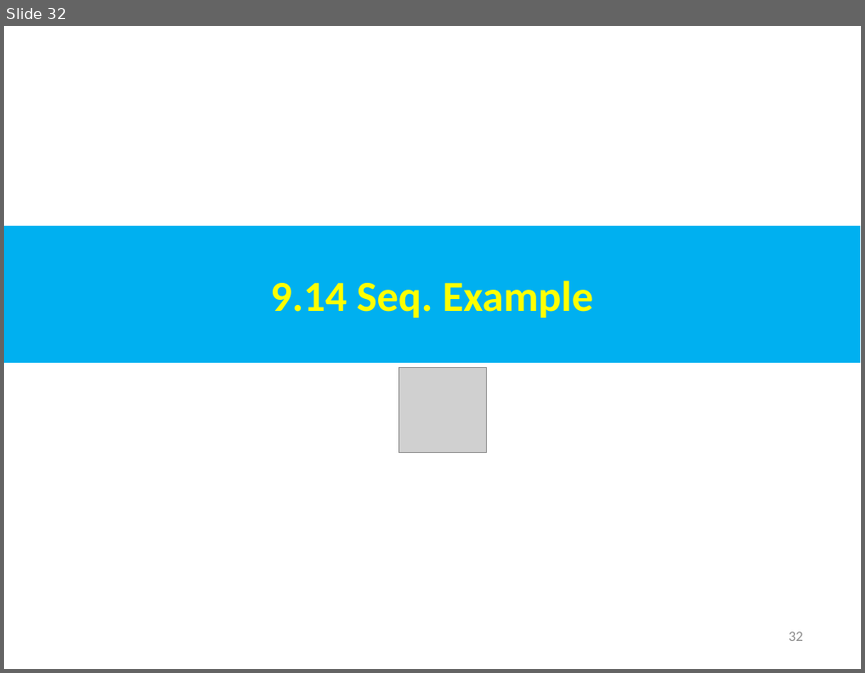
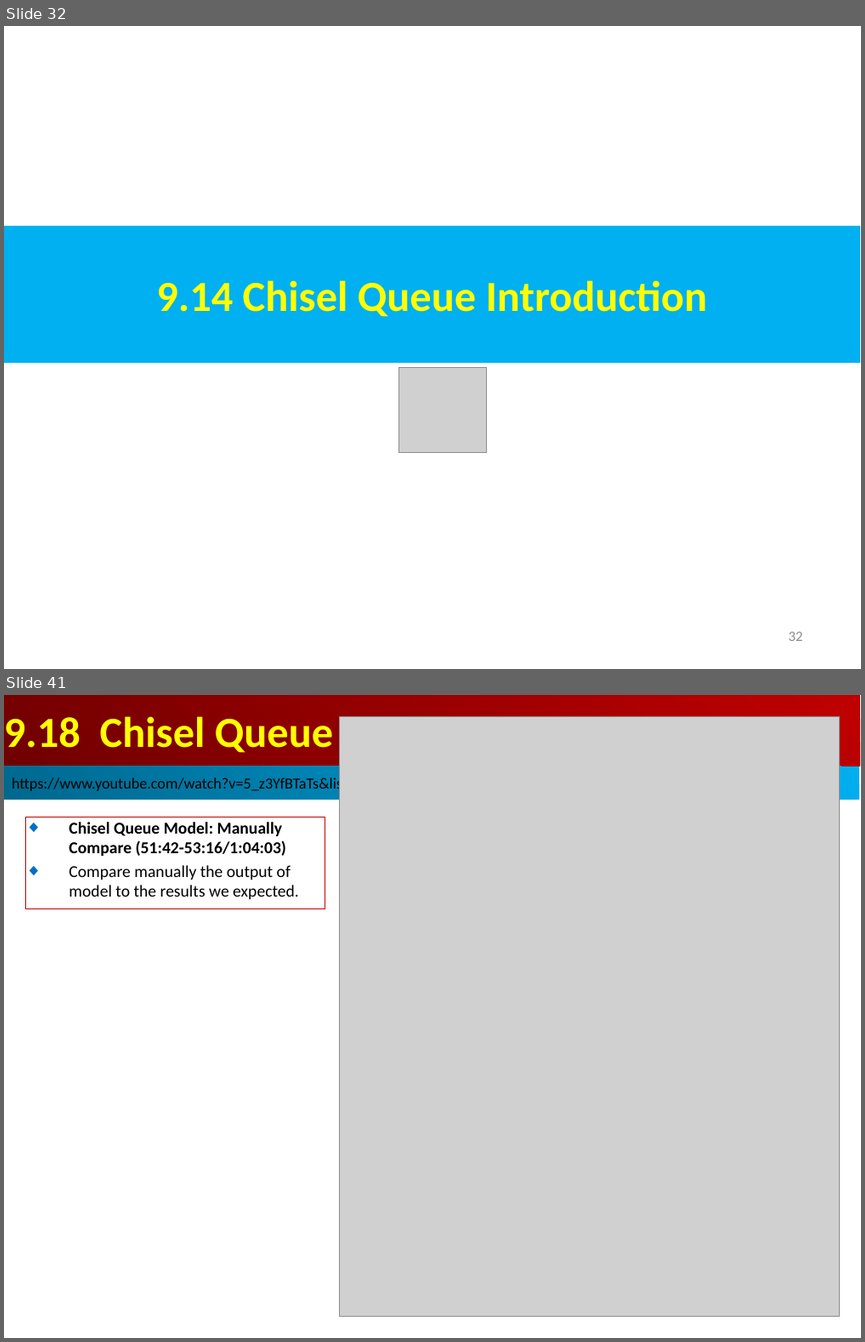
Before and after one commit to peterhchen/AIU_CS800_Chisel, a slide deck: 500_UCSC_HWD/009_Test/000_Video/009.Test.ppt. Shown one above the other, each under a label of ours: slide 32 before the commit, slides 32 and 41 after it; the slides between them are not shown. The pictures are 865x673 and 865x1342 pixels, drawn with LibreOffice and Linux fonts; fonts in the diff are those of the drawing; grey boxes stand for pictures. Boxes give left, top, right and bottom in pixels: in the first picture for what was removed or moved away, otherwise in the second. Text is boxed around its words. In the diff, an @@ line names an element or a change of style, - is before the commit and + after.

```diff
--- a/500_UCSC_HWD/009_Test/000_Video/009.Test.ppt
+++ b/500_UCSC_HWD/009_Test/000_Video/009.Test.ppt
@@ slide 41 added at (4,695,861,1338), background #FFFFFF @@
@@ rectangle added at (4,695,860,766), fill gradient #BF0000 to #710000, 36 pt, text #FFFF00, bold @@
+9.18 Chisel Queue Model: Manually Compare
@@ picture added at (339,716,840,1316) @@
@@ rectangle added at (4,766,859,800), fill gradient #00AFEF to #00688E, 13 pt, text #000000 @@
+https://www.youtube.com/watch?v=5_z3YfBTaTs&list=PLfrN7RIcMe6g2LBRJLTHTdhyj5s8ag0Rg&index=9
@@ rectangle added at (25,817,325,909), outline #C00000 0.74 pt, 14 pt, text #000000 @@
+◆ Chisel Queue Model: Manually Compare (51:42-53:16/1:04:03)
+◆ Compare manually the output of model to the results we expected.
@@ page number added at (794,1315,809,1316), 12 pt, text #8B8B8B @@
+41
@@ slide 32 changed as well @@
@@ text in rectangle at (156,280,707,317): text changed @@
-9.14 Seq. Example
+9.14 Chisel Queue Introduction
```
Also in this commit, not shown: 3 other slides changed, 15 other slides added.
